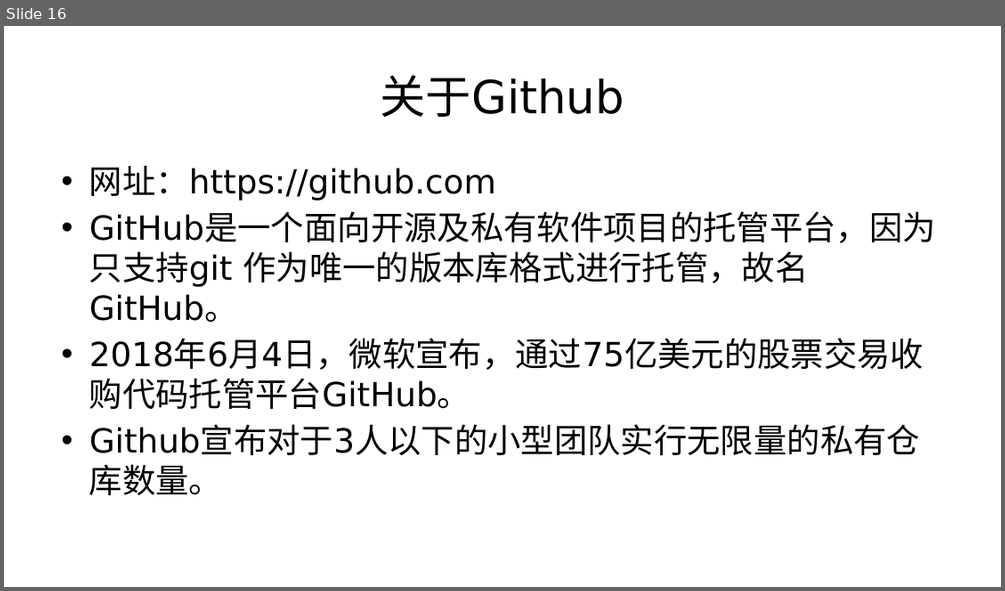
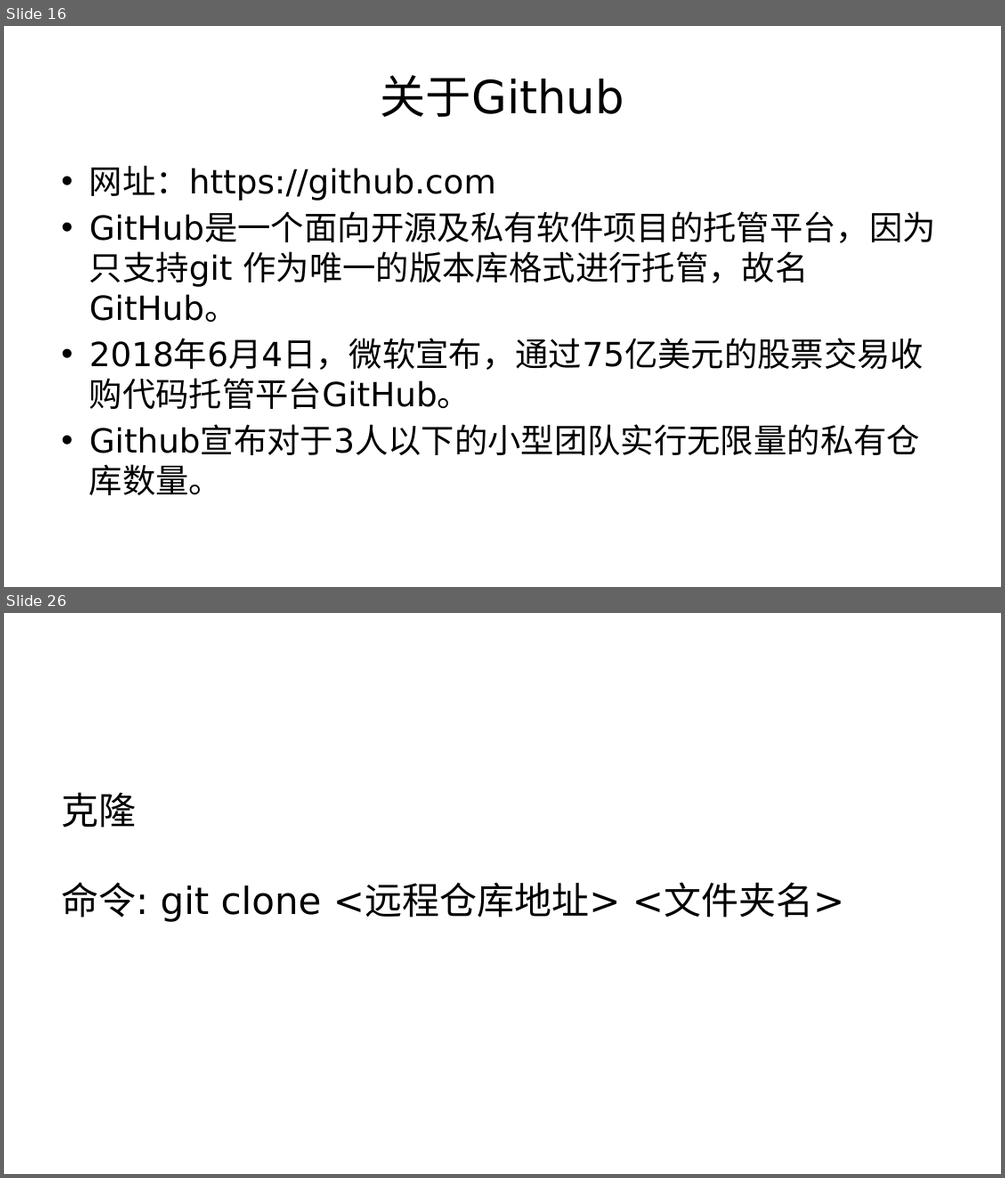
Before and after one commit to Sdear/LectureNotes, a slide deck: 专题/版本控制那些事.pptx. Shown one above the other, each under a label of ours: slide 16 before the commit, slides 16 and 26 after it; the slides between them are not shown. The pictures are 1005x591 and 1005x1178 pixels, drawn with LibreOffice and Linux fonts; fonts in the diff are those of the drawing; background and template pictures are left out. Boxes give left, top, right and bottom in pixels: in the first picture for what was removed or moved away, otherwise in the second. Text is boxed around its words. In the diff, an @@ line names an element or a change of style, - is before the commit and + after.

```diff
--- a/专题/版本控制那些事.pptx
+++ b/专题/版本控制那些事.pptx
@@ slide 26 added at <box>4,613,1001,1174</box>, background #FFFFFF @@
@@ text added at <box>61,792,844,922</box>, 36 pt, text #000000 @@
+克隆
+命令: git clone <远程仓库地址> <文件夹名>
```
Also in this commit, not shown: 16 other slides added, 1 other file.
